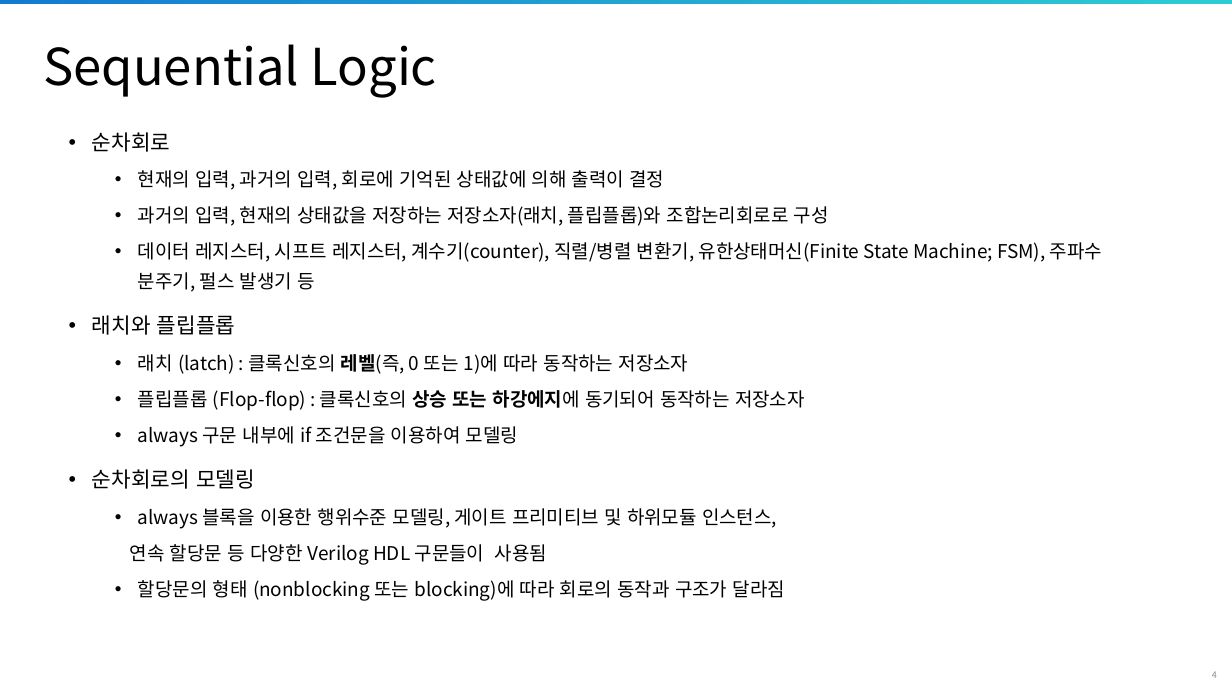
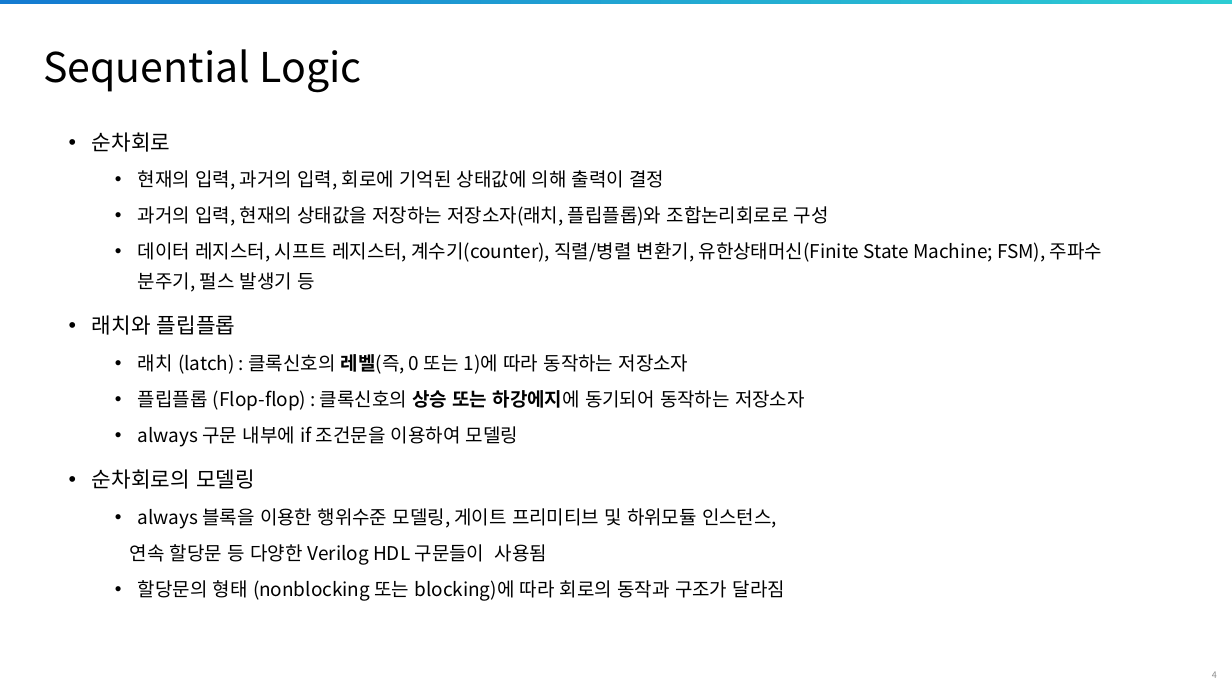
Before and after one commit to siliconground/SoC_102, a slide deck: slide 4 of 0_DOCS/1_EDU_REF/1_DESIGN/SoC102_D6.pptx. Drawn at 1232x693 pixels with LibreOffice and Linux fonts; fonts in the diff are those of the drawing; background and template pictures are left out. Boxes give left, top, right and bottom in pixels: in the first picture for what was removed or moved away, otherwise in the second. Text is boxed around its words. In the diff, an @@ line names an element or a change of style, - is before the commit and + after.

Commit message:
Revised design lect6

```diff
--- a/0_DOCS/1_EDU_REF/1_DESIGN/SoC102_D6.pptx
+++ b/0_DOCS/1_EDU_REF/1_DESIGN/SoC102_D6.pptx
@@ title "Sequential Logic" at (43, 49, 361, 92): size 39.6 to 32 pt @@
```
Also in this commit, not shown: 11 other slides changed, 1 slide added.
